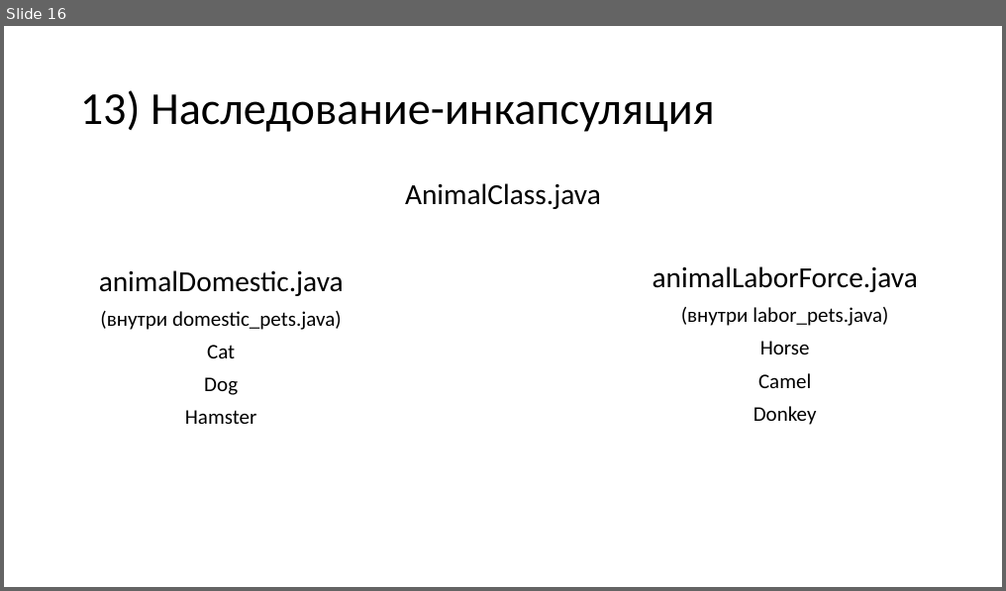
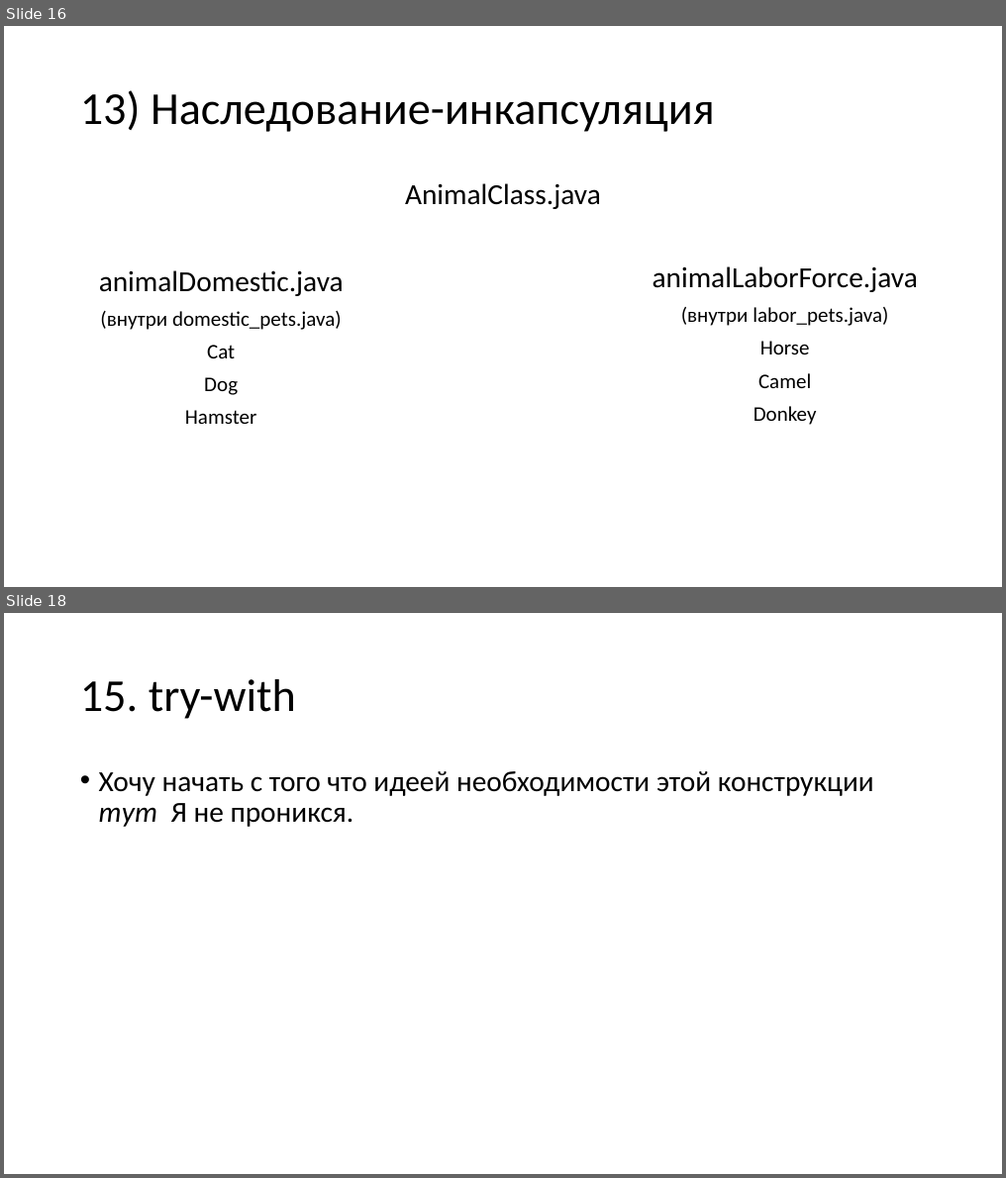
Before and after one commit to am1bestofluck/exam0723, a slide deck: report.pptx. Shown one above the other, each under a label of ours: slide 16 before the commit, slides 16 and 18 after it; the slides between them are not shown. The pictures are 1006x591 and 1006x1178 pixels, drawn with LibreOffice and Linux fonts; fonts in the diff are those of the drawing. Boxes give left, top, right and bottom in pixels: in the first picture for what was removed or moved away, otherwise in the second. Text is boxed around its words. In the diff, an @@ line names an element or a change of style, - is before the commit and + after.

```diff
--- a/report.pptx
+++ b/report.pptx
@@ slide 18 added at box(4, 613, 1002, 1174), background #FFFFFF @@
@@ title added at box(80, 679, 296, 719), 44 pt, text #000000 @@
+15. try-with
@@ text added at box(99, 771, 874, 827), 28 pt, text #000000 @@
+• Хочу начать с того что идеей необходимости этой конструкции тут Я не проникся.
```
Also in this commit, not shown: 1 other slide added, 5 other files.
